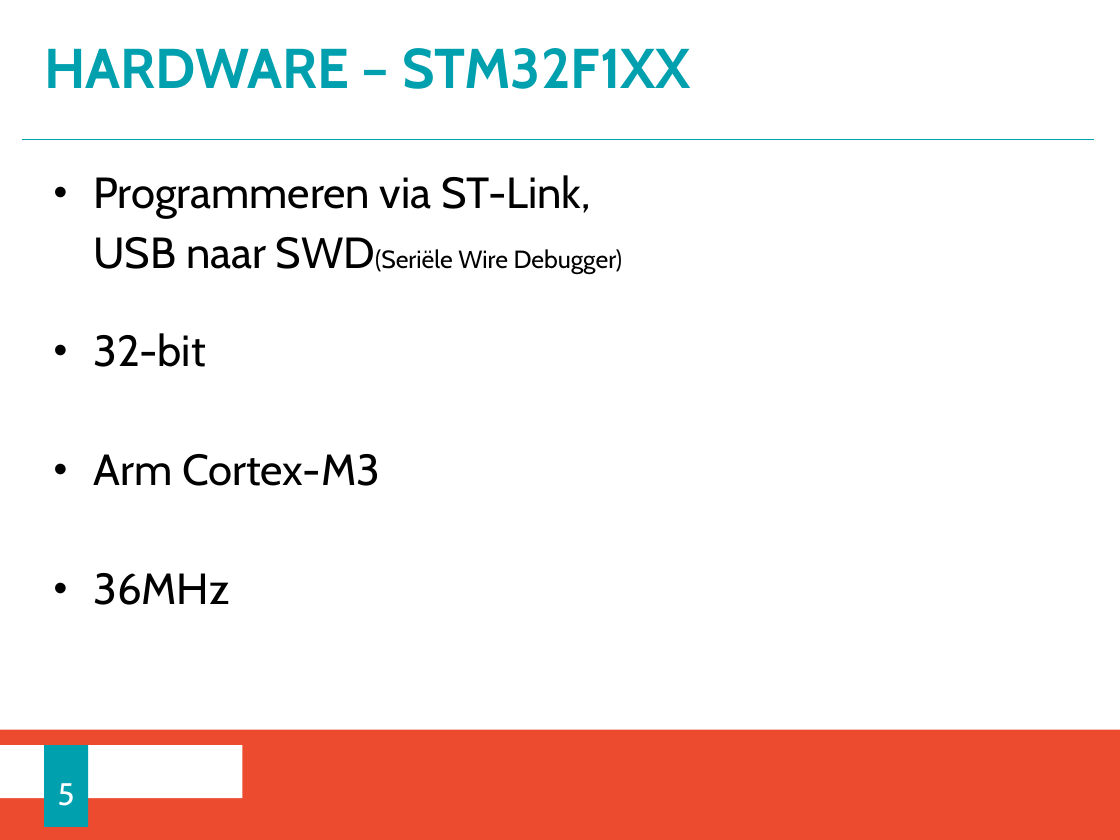
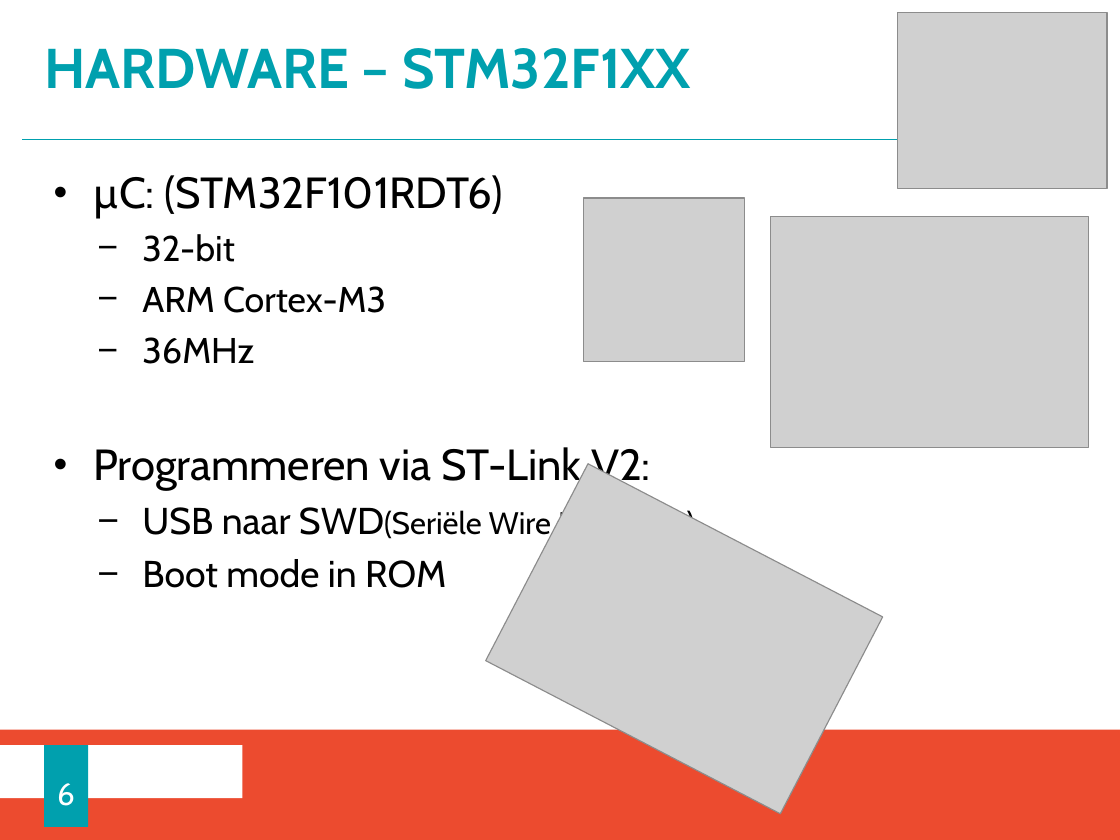
Before and after one commit to HeMatthias/E-Schaakbord, a slide deck: slide 6 of Schaakbord_PPT.pptx (slide 5 before the commit). Drawn at 1120x840 pixels with LibreOffice and Linux fonts; fonts in the diff are those of the drawing; grey boxes stand for pictures; background and template pictures are left out. Boxes give left, top, right and bottom in pixels: in the first picture for what was removed or moved away, otherwise in the second. Text is boxed around its words. In the diff, an @@ line names an element or a change of style, - is before the commit and + after.

Commit message:
Code met PPT

```diff
--- a/Schaakbord_PPT.pptx
+++ b/Schaakbord_PPT.pptx
@@ picture added at (898, 12, 1108, 188) @@
@@ text at (93, 175, 651, 491): text changed @@
-• Programmeren via ST-Link,
+• µC: (STM32F101RDT6)
+  − 32-bit
+  − ARM Cortex-M3
+  − 36MHz
+• Programmeren via ST-Link V2:
@@ picture added at (584, 198, 745, 362) @@
@@ picture added at (771, 216, 1089, 447) @@
@@ picture added at (486, 463, 884, 814) @@
@@ text at (142, 507, 694, 542): size 28 to 24 pt in "USB naar SWD(Seriële"; size 16 to 20 pt in "SWD(Seriële Wire Debugger)"; bullet none to −; list level 1 to 2 in "USB naar SWD(Seriële Wire Debugger)" @@
@@ text at (142, 559, 446, 588): text changed; size 28 to 24 pt @@
-• 32-bit
-• Arm Cortex-M3
-• 36MHz
+  − Boot mode in ROM
@@ page number at (57, 783, 75, 806): text changed @@
-5
+6
```
Also in this commit, not shown: 7 other slides changed, 4 slides added, 10 slides removed, 14 other files.
